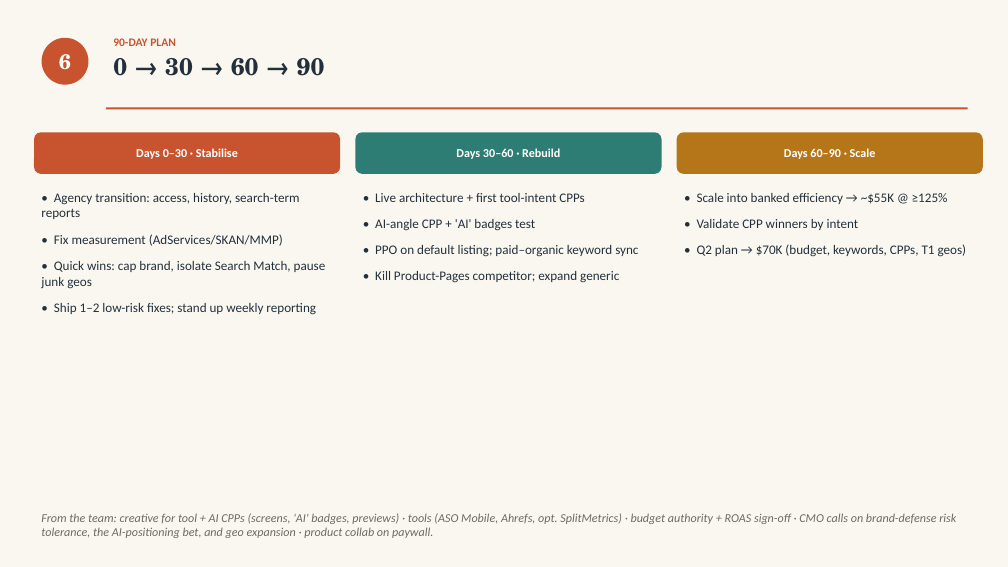
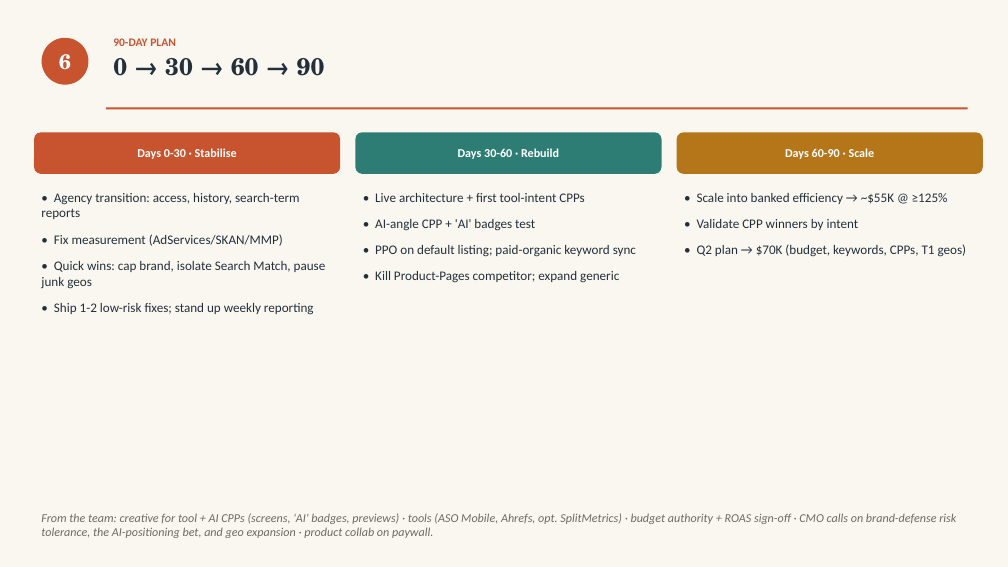
Before and after one commit to Xtrd-txt/asotraff, a slide deck: slide 10 of outputs/touchretouch-testtask/v2/TouchRetouch_Deck.pptx. Drawn at 1008x567 pixels with LibreOffice and Linux fonts; fonts in the diff are those of the drawing. Boxes give left, top, right and bottom in pixels: in the first picture for what was removed or moved away, otherwise in the second. Text is boxed around its words. In the diff, an @@ line names an element or a change of style, - is before the commit and + after.

```diff
--- a/outputs/touchretouch-testtask/v2/TouchRetouch_Deck.pptx
+++ b/outputs/touchretouch-testtask/v2/TouchRetouch_Deck.pptx
@@ text in rounded rectangle at (137, 148, 237, 159): text changed @@
-Days 0–30 · Stabilise
+Days 0-30 · Stabilise
@@ text in rounded rectangle at (458, 148, 559, 159): text changed @@
-Days 30–60 · Rebuild
+Days 30-60 · Rebuild
@@ text in rounded rectangle at (785, 148, 875, 159): text changed @@
-Days 60–90 · Scale
+Days 60-90 · Scale
@@ text at (375, 245, 636, 257): text changed @@
-• PPO on default listing; paid–organic keyword sync
+• PPO on default listing; paid-organic keyword sync
@@ text at (54, 303, 314, 315): text changed @@
-• Ship 1–2 low-risk fixes; stand up weekly reporting
+• Ship 1-2 low-risk fixes; stand up weekly reporting
```
Also in this commit, not shown: 11 other slides changed, 3 other files.
